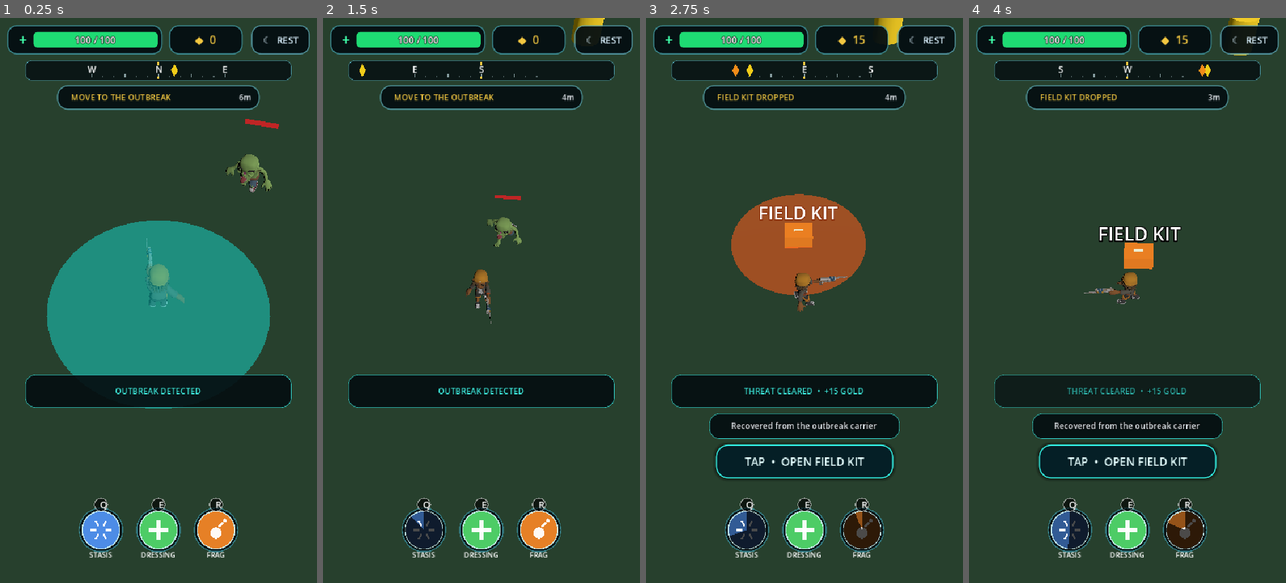
Above: before the commit, frames 1-4 (left to right).
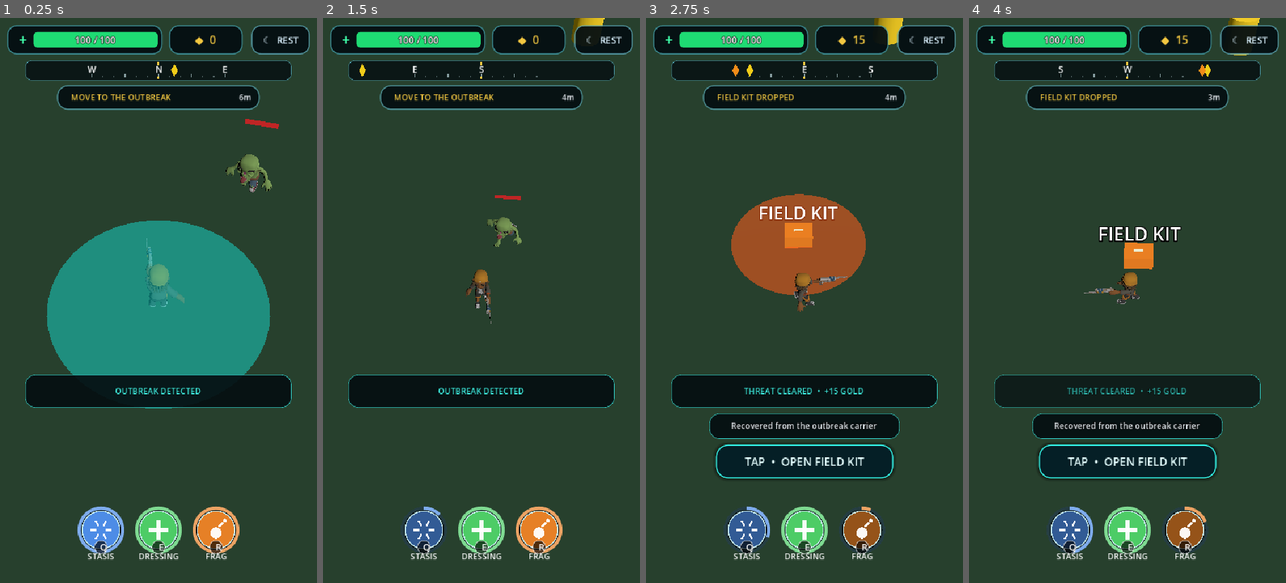
Above: after the commit, the same moments.

Repository: Geoboardman/zombie-gps
Game: Godot game, scene res://scenes/main.tscn
Same seed, same stepped clock (60 frames per second), same inputs: the game is played once before the commit and once after it.
Inputs (mouse positions are in pixels of both pictures, inside the frame that each line leads up to):
- Up to frame 1 (0.25 s): no input
- Up to frame 2 (1.5 s): tap Enter (ui_accept) at 0.5, 0.77 s; move the mouse to (424, 526) at 0.52 s; hold D (move_right) 0.53-1.28 s; tap Q (ability_1) at 0.6 s; click (424, 526) at 0.67 s; move the mouse to (481, 526) at 1.27 s; hold S (move_back) from 1.28 s (still down); tap E (ability_2) at 1.35 s; click (481, 526) at 1.42 s
- Up to frame 3 (2.75 s): tap Enter (ui_accept) at 1.52 s; move the mouse to (861, 526) at 2.02 s; release S (move_back) at 2.03 s; hold D (move_right) from 2.03 s (still down); tap R (ability_3) at 2.1 s; click (861, 526) at 2.17 s
- Up to frame 4 (4 s): move the mouse to (1111, 413) at 2.77 s; release D (move_right) at 2.78 s; hold W (move_forward) 2.78-3.53 s; tap Shift at 2.85 s; click (1111, 413) at 2.92 s; tap Enter (ui_accept) at 3.02, 3.77 s; move the mouse to (1222, 385) at 3.52 s; hold A (move_left) from 3.53 s (still down); tap Q (ability_1) at 3.6 s

The runs differ from the first frame. In frame 1, 1.5% of the frame differs, in the area x 24-76%, y 84-96%; in frame 2, 1.8%; in frame 3, 2.1%; in frame 4, 2.0%.

Commit message:
Refine compass and ability presentation

Diff:
--- a/scripts/ability_button_ui.gd
+++ b/scripts/ability_button_ui.gd
@@ -1,8 +1,8 @@
 class_name AbilityButtonUI
 extends Control
 
-# A circular ability icon with a radial cooldown wipe, a themed glyph
-# showing what the ability DOES, and a small keybind badge above the
+# A circular ability icon with an outer recharge ring, a themed glyph
+# showing what the ability DOES, and a small desktop keybind badge on the
 # circle showing what to press -- all drawn in code, no image assets.
 # Responds to both mouse clicks and touch taps identically, since
 # Control's _gui_input receives both event types natively.
@@ -15,7 +15,7 @@
 @export var icon_color := Color(0.3, 0.55, 0.9)
 @export var cooldown_overlay_color := Color(0, 0, 0, 0.7)
 @export var glyph_color := Color(1, 1, 1, 0.95)
-@export var label_text := "Q" # shown as a small keybind badge ABOVE the circle, not inside it
+@export var label_text := "Q"
 @export var ability_name := "STASIS"
 @export var icon_type: IconType = IconType.STASIS
 
@@ -59,26 +59,35 @@
 	if _cooldown_fraction > 0.0:
 		base_color = icon_color.darkened(0.35) # dim the whole icon while on cooldown, on top of the wipe overlay
 
-	draw_circle(center, radius + 5.0, Color(0.018, 0.055, 0.068, 0.92))
-	draw_arc(center, radius + 5.0, 0.0, TAU, 48, Color(0.25, 0.62, 0.68, 0.65), 2.0)
+	draw_circle(center, radius + 7.0, Color(0.018, 0.055, 0.068, 0.92))
+	draw_arc(center, radius + 5.0, 0.0, TAU, 48, Color(0.15, 0.25, 0.27, 0.95), 5.0)
 	draw_circle(center, radius, base_color)
 	draw_arc(center, radius, 0.0, TAU, 48, Color(0.85, 1, 1, 0.82), 2.0)
+	var recharge_fraction := 1.0 - _cooldown_fraction
+	if recharge_fraction > 0.001:
+		draw_arc(
+			center,
+			radius + 5.0,
+			-PI / 2.0,
+			-PI / 2.0 + TAU * recharge_fraction,
+			48,
+			icon_color.lightened(0.28),
+			5.0,
+			true
+		)
 
 	_draw_glyph(center)
-
-	if _cooldown_fraction > 0.0:
-		_draw_cooldown_wedge(center)
 
 	if _show_keyboard_hint:
 		_draw_keybind_badge()
 	draw_string(
-		ThemeDB.fallback_font, Vector2(0.0, radius * 2.0 + TOP_MARGIN + 15.0),
-		ability_name, HORIZONTAL_ALIGNMENT_CENTER, radius * 2.0, 12, Color.WHITE
+		ThemeDB.fallback_font, Vector2(-6.0, radius * 2.0 + TOP_MARGIN + 18.0),
+		ability_name, HORIZONTAL_ALIGNMENT_CENTER, radius * 2.0 + 12.0, 14, Color.WHITE
 	)
 
 
 func _draw_keybind_badge() -> void:
-	var badge_center := Vector2(radius, BADGE_RADIUS)
+	var badge_center := Vector2(radius, radius * 2.0 + TOP_MARGIN - 3.0)
 	draw_circle(badge_center, BADGE_RADIUS, Color(0, 0, 0, 0.65))
 	draw_arc(badge_center, BADGE_RADIUS, 0.0, TAU, 24, Color(1, 1, 1, 0.5), 1.5)
 	draw_string(
